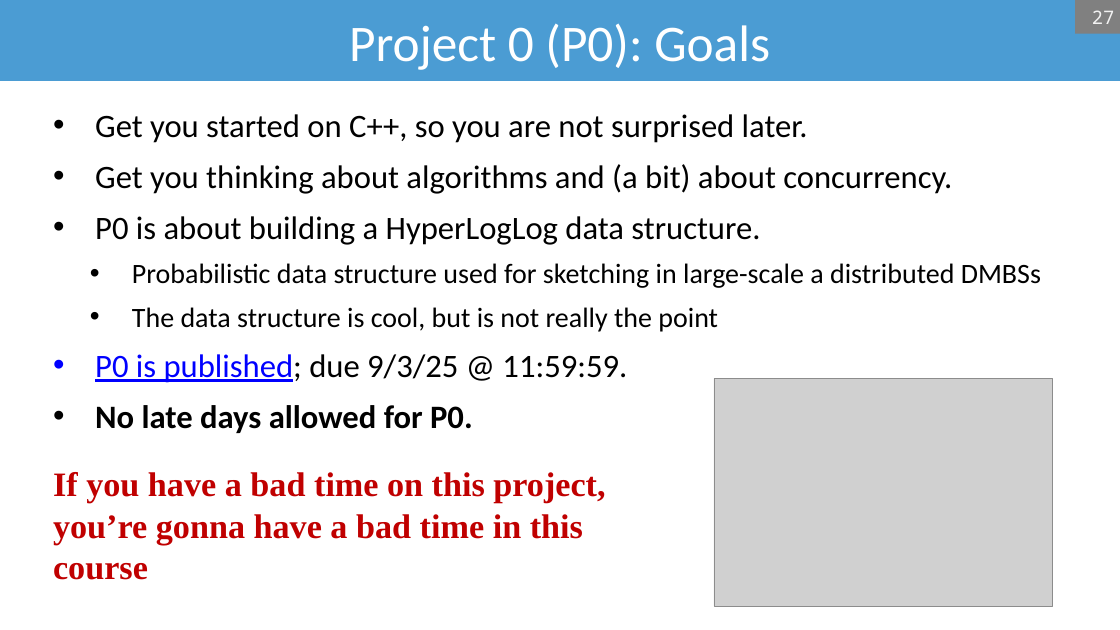
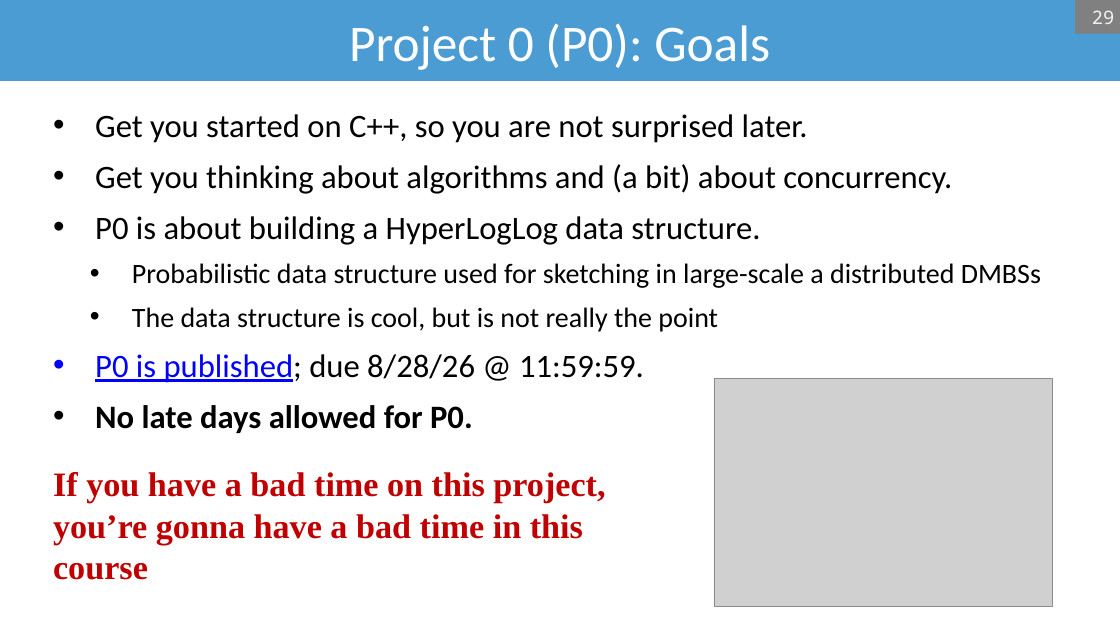
Before and after one commit to bsb20/bsb20.github.io, a slide deck: slide 29 of docs/421_f26/lectures/L0.pptx (slide 27 before the commit). Drawn at 1120x630 pixels with LibreOffice and Linux fonts; fonts in the diff are those of the drawing; grey boxes stand for pictures; background and template pictures are left out. Boxes give left, top, right and bottom in pixels: in the first picture for what was removed or moved away, otherwise in the second. Text is boxed around its words. In the diff, an @@ line names an element or a change of style, - is before the commit and + after.

```diff
--- a/docs/421_f26/lectures/L0.pptx
+++ b/docs/421_f26/lectures/L0.pptx
@@ page number at [1092, 10, 1114, 24]: text changed @@
-27
+29
@@ text at [95, 354, 644, 383]: text changed @@
-  • P0 is published; due 9/3/25 @ 11:59:59.
+  • P0 is published; due 8/28/26 @ 11:59:59.
```
Also in this commit, not shown: 7 other slides changed, 2 slides added, 1 other file.
